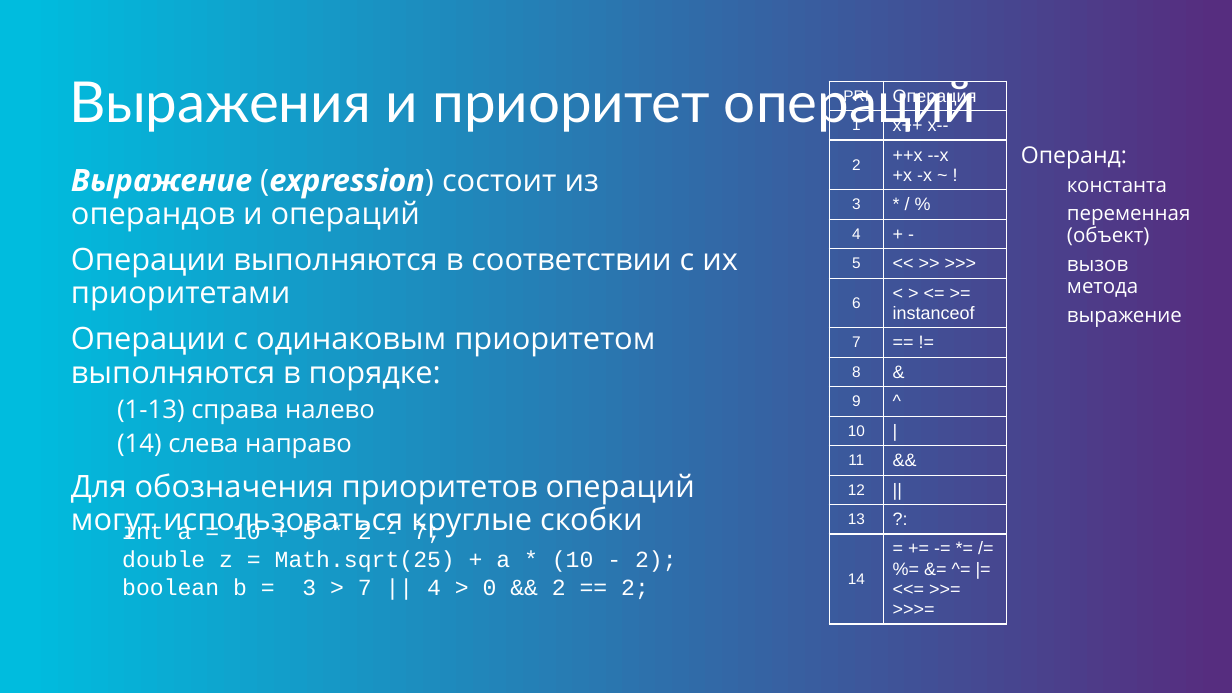
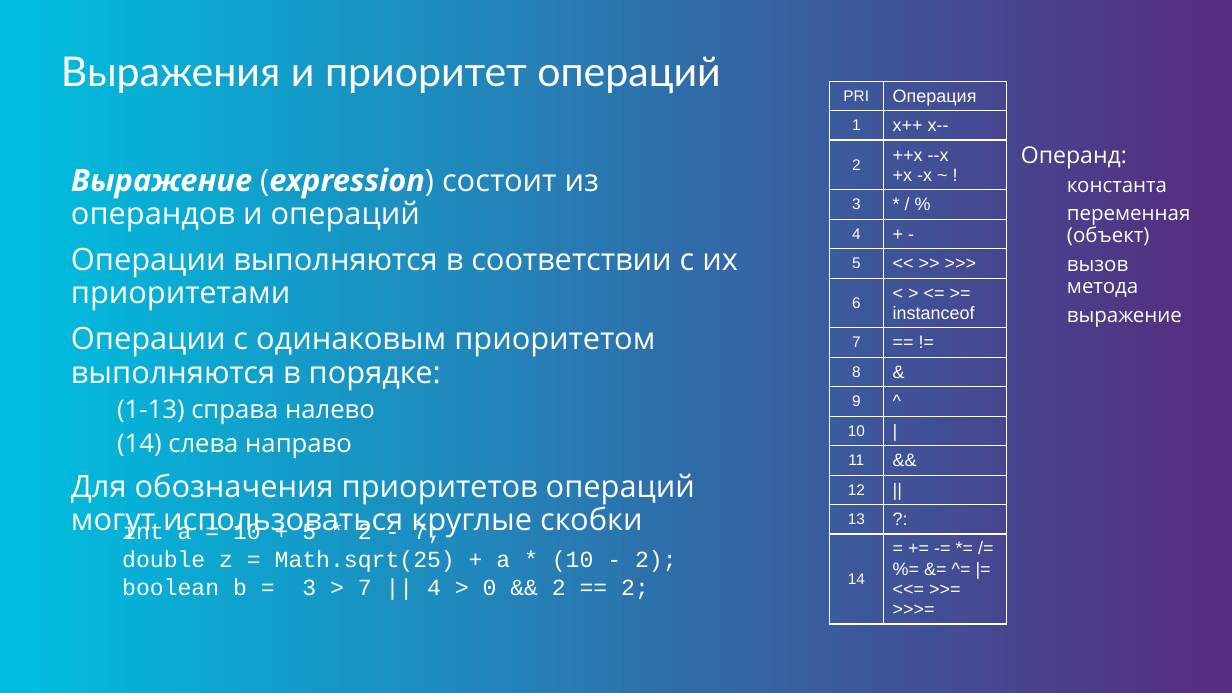
Before and after one commit to java-basic-tutorial/lessons, a slide deck: slide 31 of lesson01/lesson01.pptx. Drawn at 1232x693 pixels with LibreOffice and Linux fonts; fonts in the diff are those of the drawing; background and template pictures are left out. Boxes give left, top, right and bottom in pixels: in the first picture for what was removed or moved away, otherwise in the second. Text is boxed around its words. In the diff, an @@ line names an element or a change of style, - is before the commit and + after.

```diff
--- a/lesson01/lesson01.pptx
+++ b/lesson01/lesson01.pptx
@@ title "Выражения и приоритет операций": place and size @@
-title "Выражения и приоритет операций" at [69,81,976,133]
+title "Выражения и приоритет операций" at [61,56,721,93]
@@ title "Выражения и приоритет операций" at [61,56,721,93]: size 44 to 32 pt @@
```
Also in this commit, not shown: 29 other slides changed, 3 other files.
